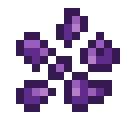
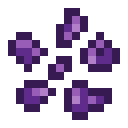
Layer changes from the first 128px x 128px image to the second:
painted on "Vrstva 3 kopie 2" over box(8, 32, 112, 120)
hid "Vrstva 3" over box(16, 32, 112, 112)
